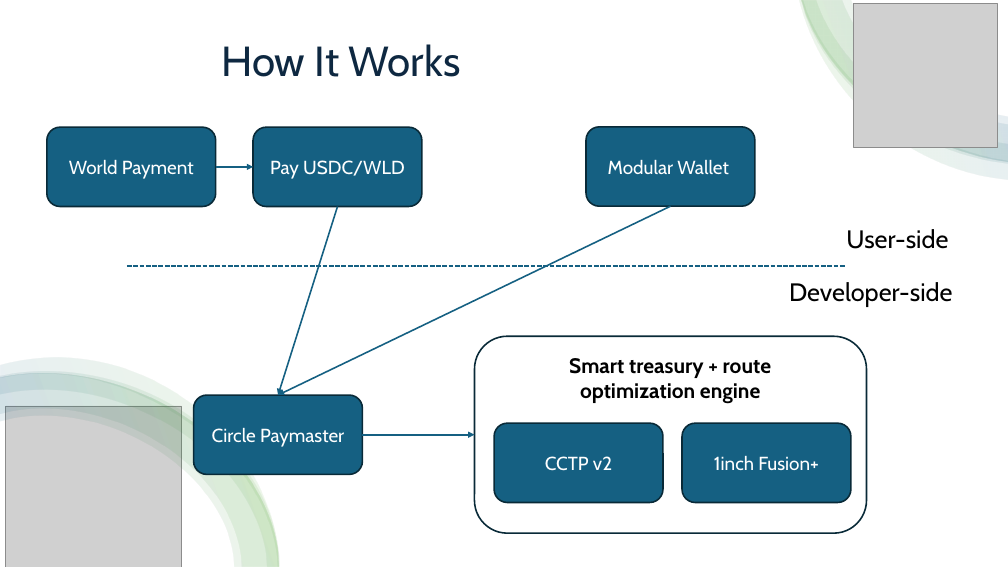
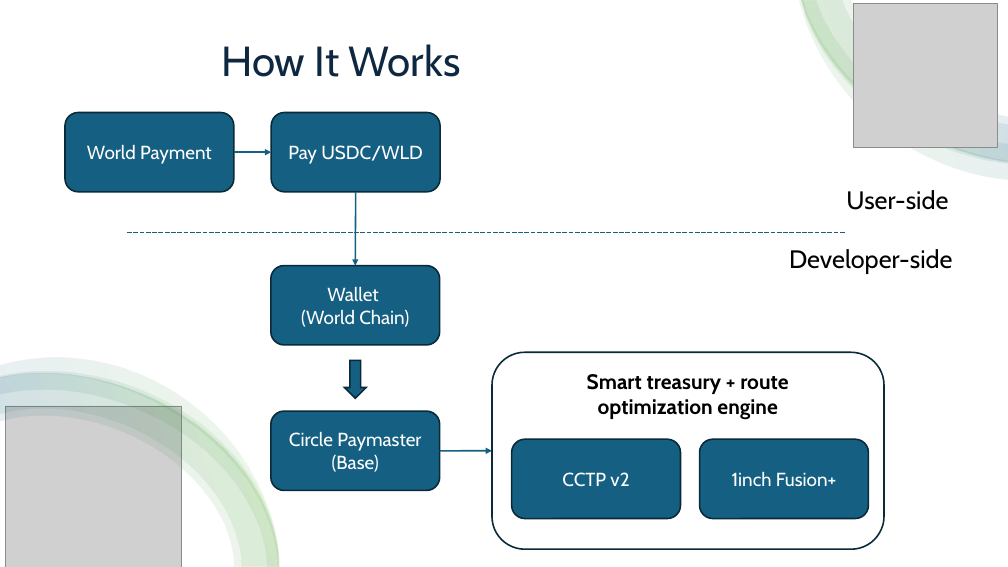
Before and after one commit to IntentPay/intent-pay, a slide deck: slide 5 of doc/ETH Global - IntentPay.pptx (slide 7 before the commit). Drawn at 1008x567 pixels with LibreOffice and Linux fonts; fonts in the diff are those of the drawing; grey boxes stand for pictures. Boxes give left, top, right and bottom in pixels: in the first picture for what was removed or moved away, otherwise in the second. Text is boxed around its words. In the diff, an @@ line names an element or a change of style, - is before the commit and + after.

```diff
--- a/doc/ETH Global - IntentPay.pptx
+++ b/doc/ETH Global - IntentPay.pptx
@@ rounded rectangle removed at (586, 127, 755, 206) @@
-Modular Wallet
@@ 2 rounded rectangles, 1 arrow: place and size @@
-2 rounded rectangles, 1 arrow at (47, 127, 422, 206)
+2 rounded rectangles, 1 arrow at (65, 113, 440, 192)
@@ arrow removed from (671, 206) to (278, 395) @@
@@ arrow moved from (337, 206) - (278, 395) to (355, 192) - (355, 265) @@
@@ text "User-side": place and size @@
-text "User-side" at (846, 229, 948, 249)
+text "User-side" at (846, 190, 948, 210)
@@ line moved from (127, 266) - (846, 266) to (127, 233) - (846, 233) @@
@@ rounded rectangle added at (271, 265, 439, 345), fill #156082, outline #092A39 1.5 pt, 18 pt, text #FFFFFF @@
+Wallet
+(World Chain)
@@ text "Developer-side": place and size @@
-text "Developer-side" at (789, 282, 953, 307)
+text "Developer-side" at (789, 249, 953, 274)
@@ 3 rounded rectangles, 1 text: place and size @@
-3 rounded rectangles, 1 text at (475, 337, 867, 533)
+3 rounded rectangles, 1 text at (492, 352, 885, 549)
@@ down arrow added at (345, 361, 367, 399), fill #156082, outline #092A39 1.5 pt @@
@@ rounded rectangle "Circle Paymaster": place and size @@
-rounded rectangle "Circle Paymaster" at (194, 395, 362, 475)
+rounded rectangle "Circle Paymaster" at (271, 411, 439, 491)
@@ text in rounded rectangle at (332, 455, 379, 472): paragraph added @@
+(Base)
@@ arrow moved from (363, 435) - (475, 435) to (440, 451) - (492, 451) @@
```
Also in this commit, not shown: 5 other slides changed, 4 slides added.
